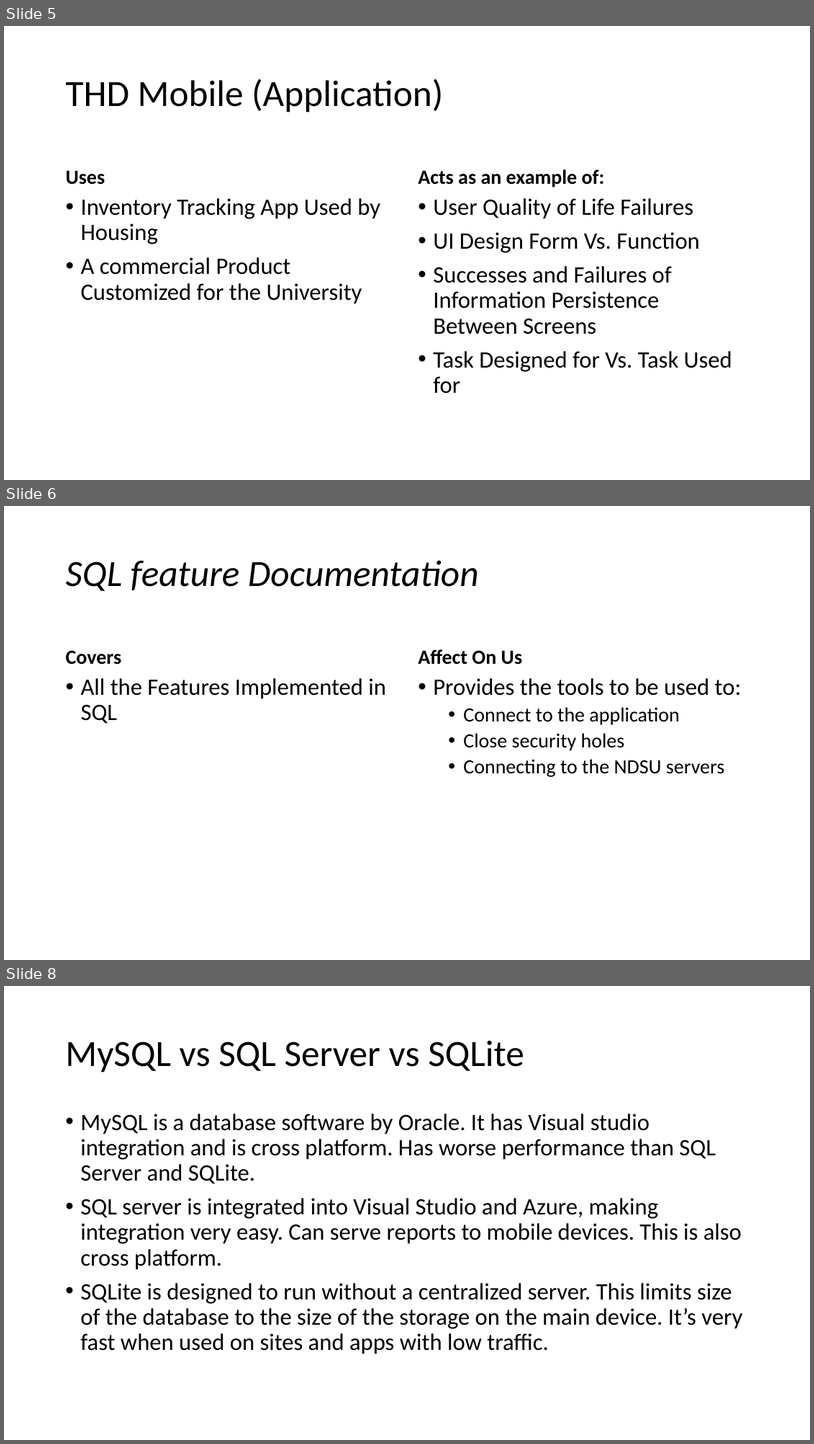
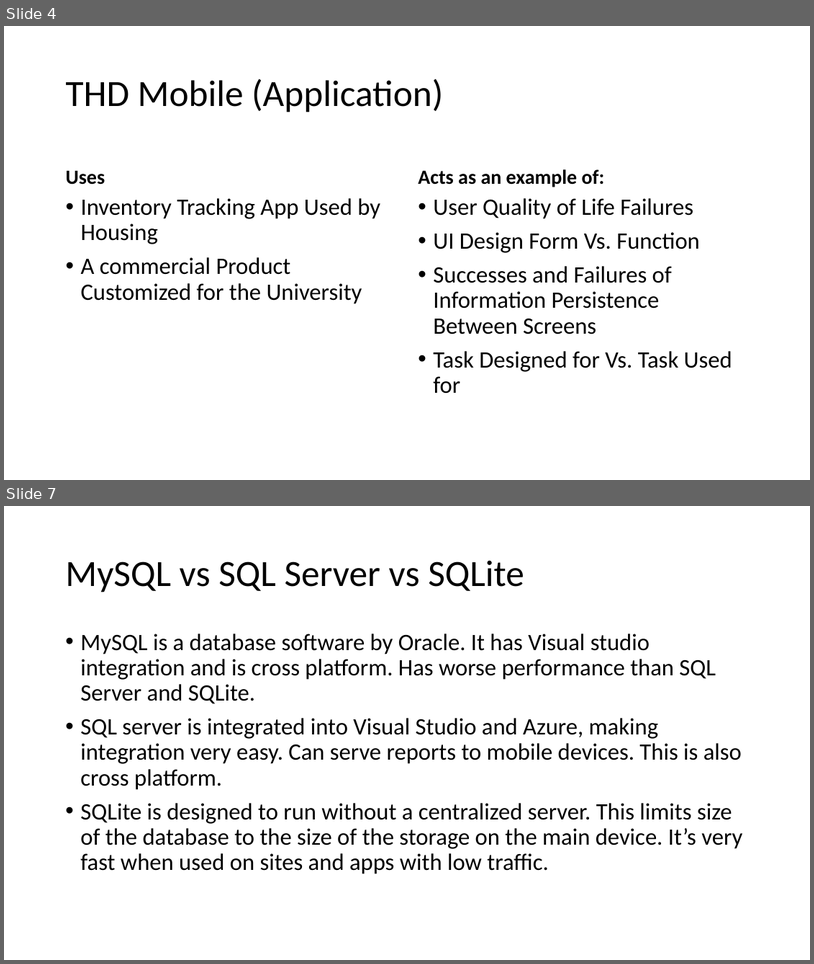
Before and after one commit to frozenNodak/InventoryManagement491, a slide deck: related work presentation draft.pptx. Shown one above the other, each under a label of ours: slides 5, 6 and 8 before the commit, slides 4 and 7 after it; the slides between them are not shown. The pictures are 814x1444 and 814x964 pixels, drawn with LibreOffice and Linux fonts; fonts in the diff are those of the drawing. Boxes give left, top, right and bottom in pixels: in the first picture for what was removed or moved away, otherwise in the second. Text is boxed around its words. In the diff, an @@ line names an element or a change of style, - is before the commit and + after.

```diff
--- a/related work presentation draft.pptx
+++ b/related work presentation draft.pptx
@@ slide 6 removed at (x1=4, y1=506, x2=810, y2=960), background #FFFFFF @@
@@ title removed at (x1=66, y1=560, x2=479, y2=591) @@
-SQL feature Documentation
@@ text removed at (x1=66, y1=650, x2=122, y2=664) @@
-Covers
@@ text removed at (x1=418, y1=649, x2=522, y2=664) @@
-Affect On Us
@@ text removed at (x1=81, y1=678, x2=386, y2=723) @@
-• All the Features Implemented in SQL
@@ text removed at (x1=433, y1=678, x2=742, y2=777) @@
-• Provides the tools to be used to:
-  • Connect to the application
-  • Close security holes
-  • Connecting to the NDSU servers
@@ what was slide 5 is now slide 4 @@
@@ what was slide 8 is now slide 7 @@
```
Also in this commit, not shown: 1 slide changed, 2 slides added, 2 other slides removed.
